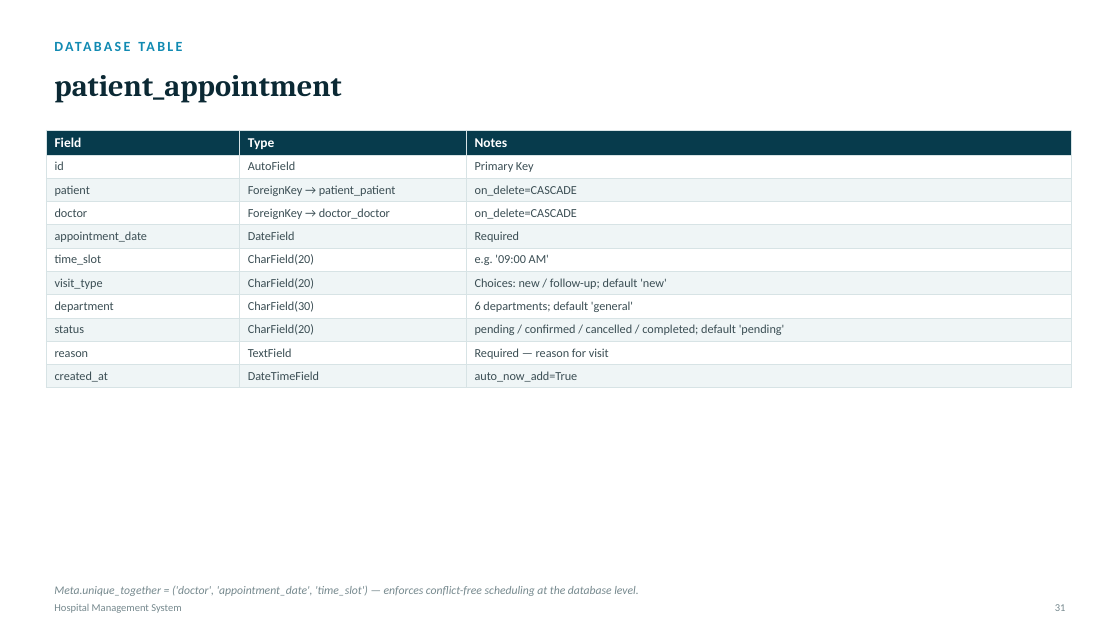
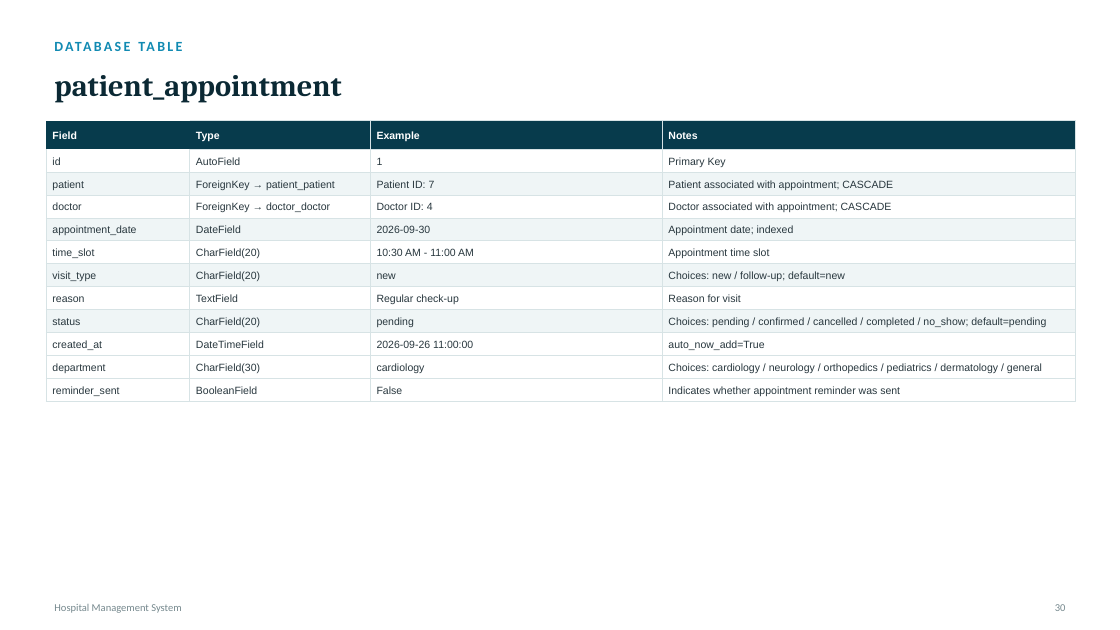
Before and after one commit to lakshitbuilds/Hospital-Management-System, a slide deck: slide 28 of HMS_Project_Presentation.pptx. Drawn at 1120x630 pixels with LibreOffice and Linux fonts; fonts in the diff are those of the drawing. Boxes give left, top, right and bottom in pixels: in the first picture for what was removed or moved away, otherwise in the second. Text is boxed around its words. In the diff, an @@ line names an element or a change of style, - is before the commit and + after.

```diff
--- a/HMS_Project_Presentation.pptx
+++ b/HMS_Project_Presentation.pptx
@@ table at (x1=46, y1=121, x2=1076, y2=402) @@
-Field | Type | Notes
-id | AutoField | Primary Key
-patient | ForeignKey → patient_patient | on_delete=CASCADE
-doctor | ForeignKey → doctor_doctor | on_delete=CASCADE
-appointment_date | DateField | Required
-time_slot | CharField(20) | e.g. '09:00 AM'
-visit_type | CharField(20) | Choices: new / follow-up; default 'new'
-department | CharField(30) | 6 departments; default 'general'
-status | CharField(20) | pending / confirmed / cancelled / completed; default 'pending'
-reason | TextField | Required — reason for visit
-created_at | DateTimeField | auto_now_add=True
+Field | Type | Example | Notes
+id | AutoField | 1 | Primary Key
+patient | ForeignKey → patient_patient | Patient ID: 7 | Patient associated with appointment; CASCADE
+doctor | ForeignKey → doctor_doctor | Doctor ID: 4 | Doctor associated with appointment; CASCADE
+appointment_date | DateField | 2026-09-30 | Appointment date; indexed
+time_slot | CharField(20) | 10:30 AM - 11:00 AM | Appointment time slot
+visit_type | CharField(20) | new | Choices: new / follow-up; default=new
+reason | TextField | Regular check-up | Reason for visit
+status | CharField(20) | pending | Choices: pending / confirmed / cancelled / completed / no_show; default=pending
+created_at | DateTimeField | 2026-09-26 11:00:00 | auto_now_add=True
+department | CharField(30) | cardiology | Choices: cardiology / neurology / orthopedics / pediatrics / dermatology / general
+reminder_sent | BooleanField | False | Indicates whether appointment reminder was sent
@@ table resized from (x1=46, y1=130, x2=1071, y2=386) to (x1=46, y1=121, x2=1076, y2=402) @@
@@ text removed at (x1=54, y1=586, x2=638, y2=596) @@
-Meta.unique_together = ('doctor', 'appointment_date', 'time_slot') — enforces conflict-free scheduling at the database level.
@@ text at (x1=1055, y1=604, x2=1066, y2=611): text changed @@
-31
+30
```
Also in this commit, not shown: 9 other slides changed, 4 slides added, 2 slides removed, 8 other files.
